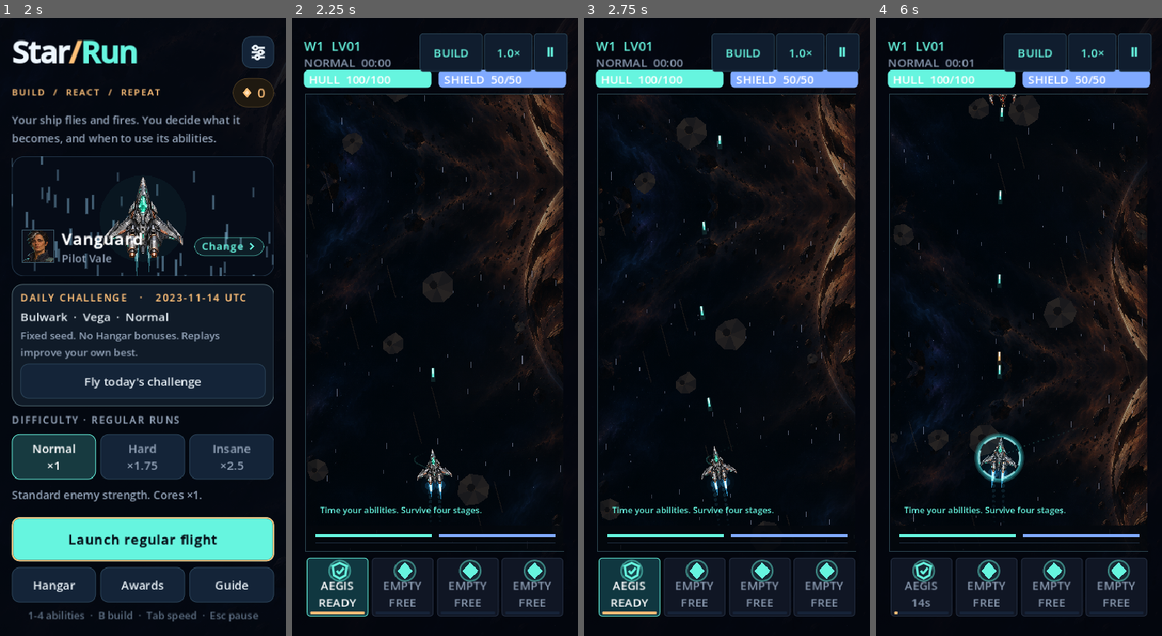
Above: before the commit, frames 1-4 (left to right).
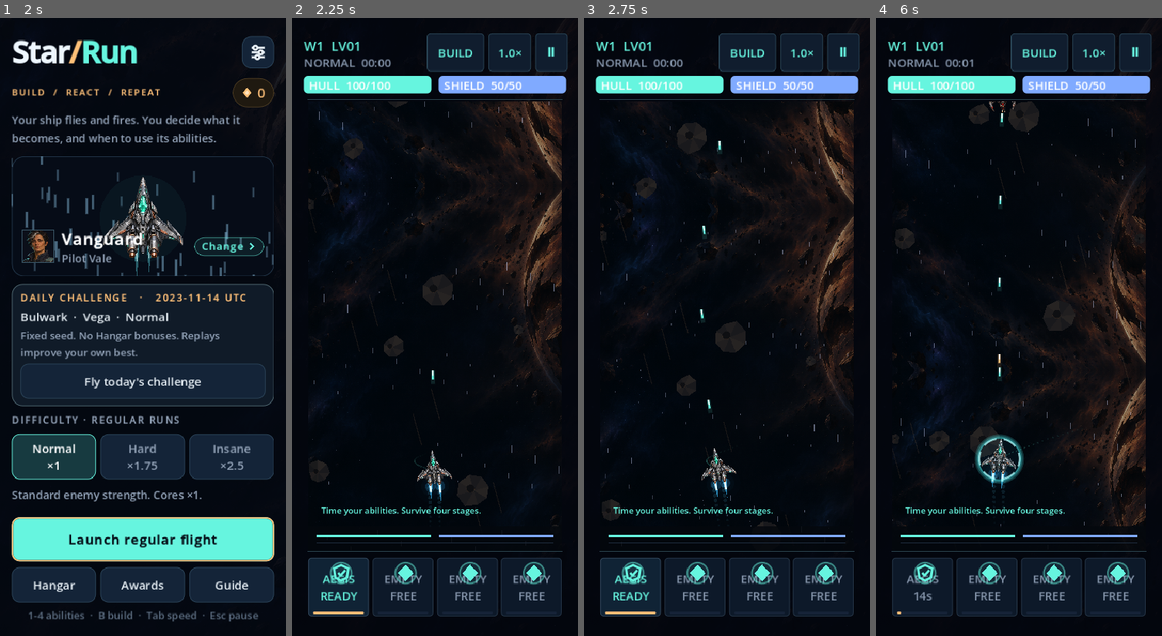
Above: after the commit, the same moments.

Repository: killjoy00/StarRun
Game: Godot game, scene res://scenes/main.tscn
Same seed, same stepped clock (60 frames per second), same inputs: the game is played once before the commit and once after it.
Inputs:
- Up to frame 1 (2 s): click "Normal ×1" at 0.5 s; click "Normal ×1" at 1.25 s
- Up to frame 2 (2.25 s): click "Launch regular flight" at 2 s
- Up to frame 3 (2.75 s): no input
- Up to frame 4 (6 s): click "AEGIS READY" at 2.75 s; click "Ⅱ" at 3.5 s; click "BUILD" at 4.25 s; click "1.0×" at 5 s; click "Resume" at 5.75 s

Frame 1 is identical in both runs. In frame 2, 9.1% of the frame differs, in the area x 4-96%, y 2-97%; in frame 3, 9.3%; in frame 4, 9.2%.

Commit message:
style: separate ability icons, captions, cooldowns and HUD toolbar

Diff:
--- a/scripts/main.gd
+++ b/scripts/main.gd
@@ -225,17 +225,24 @@
 	build_label = _label(root, "", 14, MUTED)
 	report_label = _label(root, "", 14, MUTED)
 	for slot in range(Catalog.ACTIVE_SLOTS):
-		ability_buttons[slot] = _button(root, "", _activate_slot.bind(slot), slot == 0)
+		ability_buttons[slot] = _button(root, "", _activate_slot.bind(slot))
 		ability_buttons[slot].focus_mode = Control.FOCUS_NONE
 		var badge := IconBadge.new()
 		badge.icon_id = ""
 		badge.position = Vector2(4, 4)
 		badge.size = Vector2(26, 26)
+		badge.mouse_filter = Control.MOUSE_FILTER_IGNORE
 		ability_buttons[slot].add_child(badge)
 		var cooldown := _meter(AMBER)
 		cooldown.mouse_filter = Control.MOUSE_FILTER_IGNORE
 		ability_buttons[slot].add_child(cooldown)
 		cooldown_meters[slot] = cooldown
+		var ability_name := _label(ability_buttons[slot], "", 16, Color.WHITE)
+		ability_name.name = "AbilityName"
+		ability_name.mouse_filter = Control.MOUSE_FILTER_IGNORE
+		var ability_status := _label(ability_buttons[slot], "", 16, CYAN)
+		ability_status.name = "AbilityStatus"
+		ability_status.mouse_filter = Control.MOUSE_FILTER_IGNORE
 	ability_a = ability_buttons[0]
 	ability_b = ability_buttons[1]
 	pause_button = _button(root, "Ⅱ", _toggle_pause)
@@ -276,7 +283,7 @@
 	var inset := _insets()
 	var compact := _compact_ui()
 	var safe_top: float = float(inset.top) + 7.0
-	var field_top := safe_top + 84.0
+	var field_top := safe_top + 92.0
 	var reserved := 102.0 if compact else 196.0
 	var usable_height := maxf(80.0, size.y - field_top - reserved - float(inset.bottom))
 	scale_factor = minf((size.x - 24.0) / 540.0, usable_height / 960.0)
@@ -286,11 +293,15 @@
 	world.scale = Vector2.ONE * scale_factor
 	var chrome_x := 16.0 if compact else field.position.x
 	var chrome_width := size.x - 32.0 if compact else field.size.x
+	# Reserve horizontal space for the toolbar before placing heading and timer.
+	# Narrow headers abbreviate rather than painting over the Build control.
+	var toolbar_start := size.x - 14.0 - 196.0 if compact else field.end.x - 174.0
+	var top_label_width := maxf(70.0, minf(132.0 if compact else 200.0, toolbar_start - chrome_x - 10.0))
 	hud.position = Vector2(chrome_x, safe_top + 4.0)
-	hud.size = Vector2(minf(132.0, chrome_width * 0.37) if compact else 200.0, 24)
+	hud.size = Vector2(top_label_width, 24)
 	status.position = Vector2(chrome_x, safe_top + 28.0)
-	status.size = Vector2(minf(132.0, chrome_width * 0.37) if compact else 200.0, 20)
-	var meter_y := safe_top + 50.0
+	status.size = Vector2(top_label_width, 20)
+	var meter_y := safe_top + 58.0
 	var meter_width := (chrome_width - 10.0) * 0.5
 	hull_meter.position = Vector2(chrome_x, meter_y)
 	shield_meter.position = Vector2(chrome_x + meter_width + 10.0, meter_y)
@@ -307,42 +318,49 @@
 		var button: Button = ability_buttons[i]
 		button.position = Vector2(controls_x + i * (button_width + 5.0), field.end.y + 9.0) if compact else Vector2(controls_x + (i % 2) * (button_width + 6.0), field.end.y + 9.0 + int(i / 2) * 84.0)
 		button.size = Vector2(button_width, 80.0)
-		button.custom_minimum_size.y = button.size.y
-		button.alignment = HORIZONTAL_ALIGNMENT_CENTER
+		button.custom_minimum_size.y = 80.0
 		button.add_theme_font_size_override("font_size", 16 if compact else 15)
 		var badge: Control = button.get_child(0)
-		badge.visible = true
-		badge.size = Vector2(25, 25)
-		badge.position = Vector2((button_width - 25.0) * 0.5, 2.0) if compact else Vector2(5, 11)
+		badge.size = Vector2(24, 24)
+		badge.position = Vector2((button_width - 24.0) * 0.5, 5.0) if compact else Vector2(10, 16)
+		var name_label: Label = button.get_node("AbilityName")
+		var status_label: Label = button.get_node("AbilityStatus")
+		for label in [name_label, status_label]:
+			label.horizontal_alignment = HORIZONTAL_ALIGNMENT_CENTER if compact else HORIZONTAL_ALIGNMENT_LEFT
+		name_label.position = Vector2(3, 32) if compact else Vector2(44, 15)
+		name_label.size = Vector2(button_width - 6.0, 20) if compact else Vector2(button_width - 50.0, 22)
+		status_label.position = Vector2(3, 54) if compact else Vector2(44, 42)
+		status_label.size = Vector2(button_width - 6.0, 19) if compact else Vector2(button_width - 50.0, 20)
 		var cooldown_bar: ProgressBar = cooldown_meters[i]
-		cooldown_bar.position = Vector2(5.0, button.size.y - 6.0)
-		cooldown_bar.size = Vector2(button_width - 10.0, 3.0)
-		button.add_theme_stylebox_override("normal", _style(Color("103740") if i == 0 else Color("111e30"), CYAN if i == 0 else Color("354557")))
-		button.add_theme_color_override("font_color", Color.WHITE)
+		cooldown_bar.position = Vector2(7.0, button.size.y - 6.0)
+		cooldown_bar.size = Vector2(button_width - 14.0, 3.0)
+		# No selected/focused look on slot one; readiness lives in its status.
+		button.add_theme_stylebox_override("normal", _style(Color("102335"), Color("34495e")))
+		button.add_theme_stylebox_override("hover", _style(Color("183a46"), CYAN))
+		button.add_theme_stylebox_override("pressed", _style(Color("20505b"), CYAN))
+		button.add_theme_stylebox_override("disabled", _style(Color("0d1929"), Color("263749")))
 		for state in ["normal", "hover", "pressed", "disabled"]:
-			var compact_style: StyleBoxFlat = button.get_theme_stylebox(state).duplicate()
-			compact_style.content_margin_left = 4.0 if compact else 35.0
-			compact_style.content_margin_right = 4.0
-			compact_style.content_margin_top = 25.0 if compact else 4.0
-			compact_style.content_margin_bottom = 7.0 if compact else 4.0
-			button.add_theme_stylebox_override(state, compact_style)
+			var style: StyleBoxFlat = button.get_theme_stylebox(state).duplicate()
+			style.set_content_margin_all(2.0)
+			button.add_theme_stylebox_override(state, style)
 	var top_height := 44.0 if compact else 36.0
 	var toolbar_right := size.x - 14.0 if compact else field.end.x
-	build_button.position = Vector2(toolbar_right - (202.0 if compact else 165.0), safe_top)
-	build_button.size = Vector2(86 if compact else 74, top_height)
-	speed_button.position = Vector2(toolbar_right - (114.0 if compact else 90.0), safe_top)
-	speed_button.size = Vector2(66 if compact else 46, top_height)
-	for control in [build_button, speed_button]:
+	var pause_width := 44.0 if compact else 42.0
+	var speed_width := 58.0 if compact else 46.0
+	var build_width := 78.0 if compact else 74.0
+	pause_button.position = Vector2(toolbar_right - pause_width, safe_top)
+	pause_button.size = Vector2(pause_width, top_height)
+	speed_button.position = Vector2(pause_button.position.x - 6.0 - speed_width, safe_top)
+	speed_button.size = Vector2(speed_width, top_height)
+	build_button.position = Vector2(speed_button.position.x - 6.0 - build_width, safe_top)
+	build_button.size = Vector2(build_width, top_height)
+	for control in [build_button, speed_button, pause_button]:
 		control.custom_minimum_size.y = top_height
-		control.add_theme_font_size_override("font_size", _text_size(11))
-	pause_button.position = Vector2(toolbar_right - (46.0 if compact else 42.0), safe_top)
-	pause_button.size = Vector2(46 if compact else 42, top_height)
-	pause_button.custom_minimum_size.y = top_height
-	pause_button.add_theme_font_size_override("font_size", _text_size(14))
-	for state in ["normal", "hover", "pressed", "disabled"]:
-		var compact_style: StyleBoxFlat = pause_button.get_theme_stylebox(state).duplicate()
-		compact_style.set_content_margin_all(6)
-		pause_button.add_theme_stylebox_override(state, compact_style)
+		control.add_theme_font_size_override("font_size", _text_size(12))
+		for state in ["normal", "hover", "pressed", "disabled"]:
+			var toolbar_style: StyleBoxFlat = control.get_theme_stylebox(state).duplicate()
+			toolbar_style.set_content_margin_all(4.0)
+			control.add_theme_stylebox_override(state, toolbar_style)
 	var wide := size.x > 950
 	build_label.visible = wide
 	report_label.visible = wide
